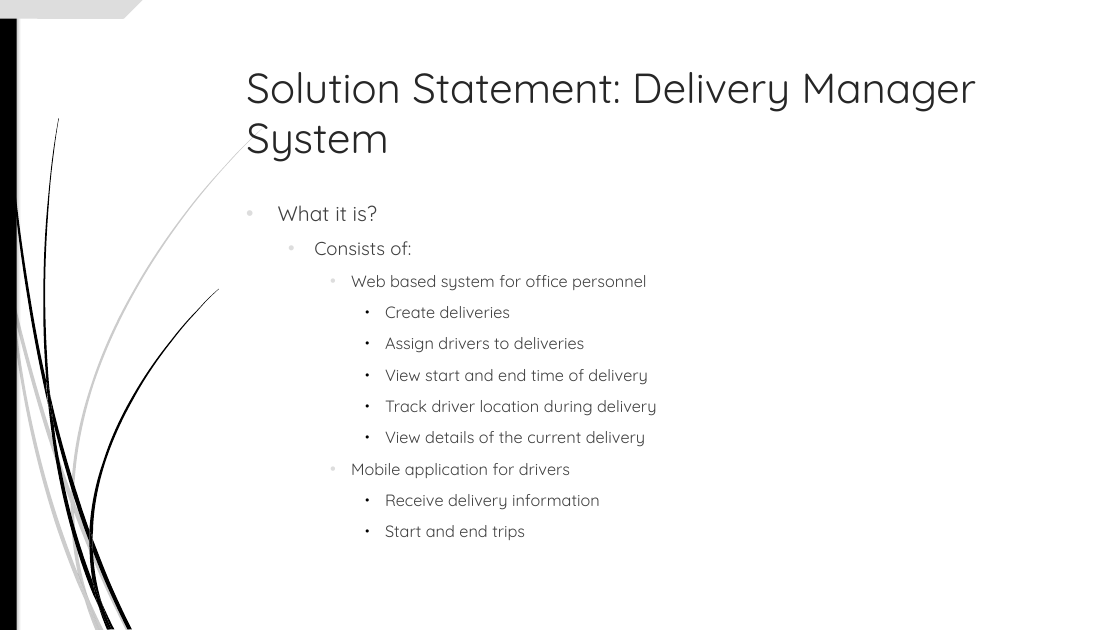
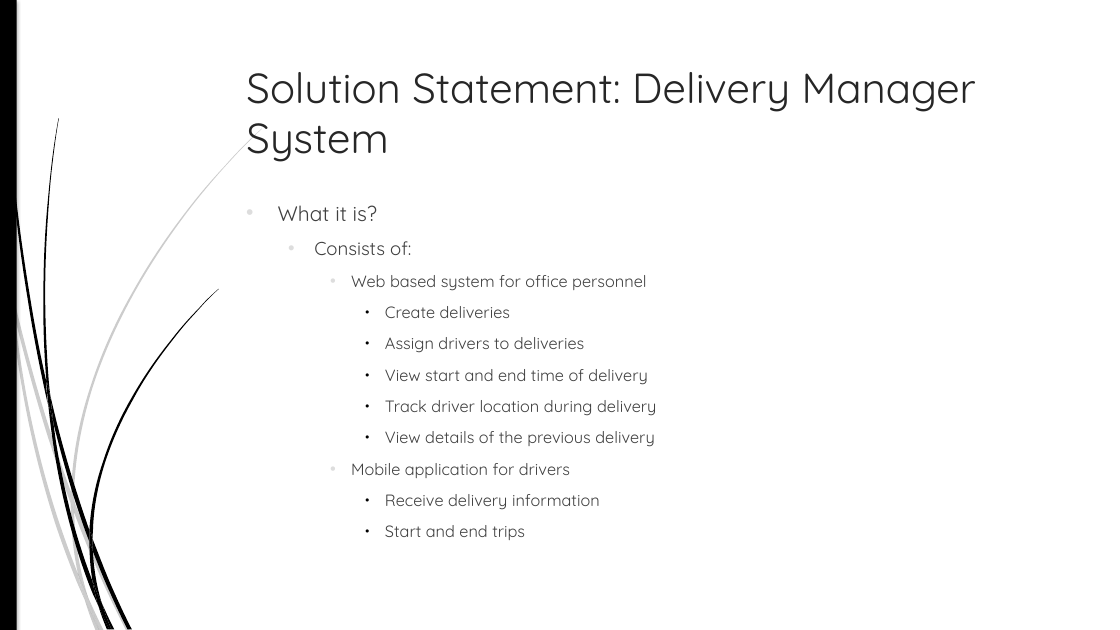
Before and after one commit to ThinaTaliwe/FMS, a slide deck: slide 3 of FMS Presentation.pptx. Drawn at 1120x630 pixels with LibreOffice and Linux fonts; fonts in the diff are those of the drawing. Boxes give left, top, right and bottom in pixels: in the first picture for what was removed or moved away, otherwise in the second. Text is boxed around its words. In the diff, an @@ line names an element or a change of style, - is before the commit and + after.

```diff
--- a/FMS Presentation.pptx
+++ b/FMS Presentation.pptx
@@ freeform shape removed at bbox=[0, 0, 146, 18] @@
@@ outline redrawn in 3 elements at bbox=[71, 129, 262, 501], bbox=[3, 0, 48, 404], bbox=[89, 289, 218, 539] @@
@@ text at bbox=[385, 431, 654, 447]: text changed @@
-            ● View details of the current delivery
+            ● View details of the previous delivery
```
Also in this commit, not shown: 2 other slides changed, 9 other files.
